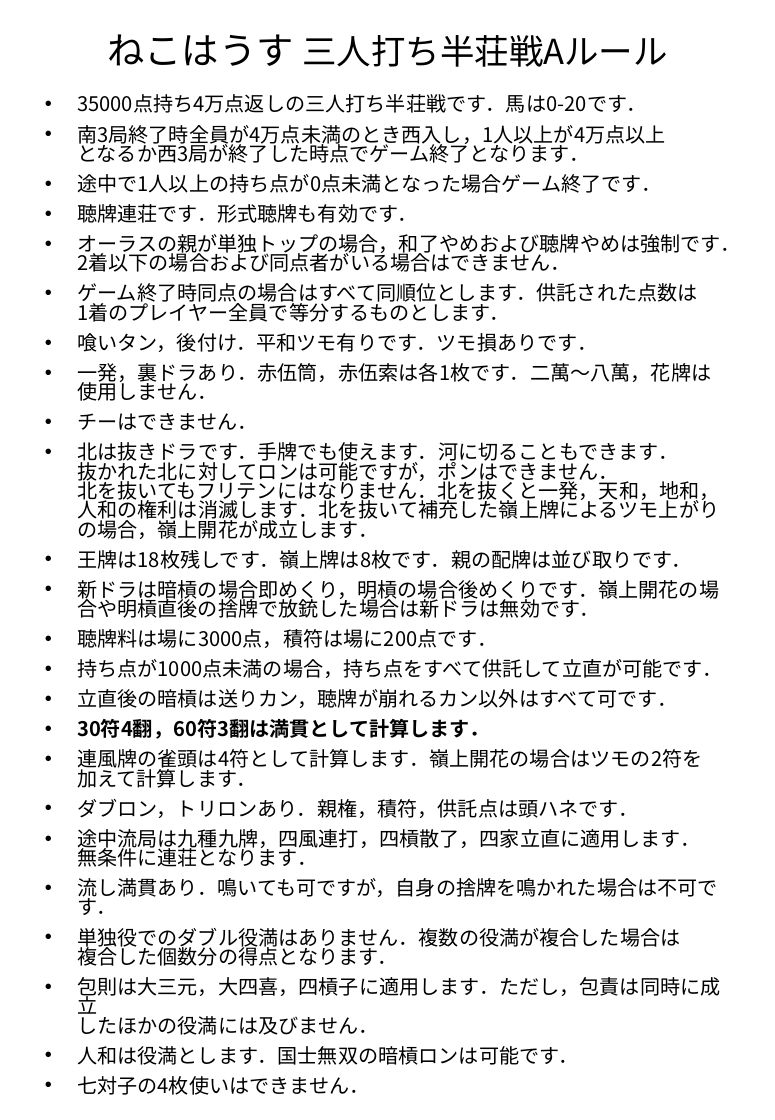
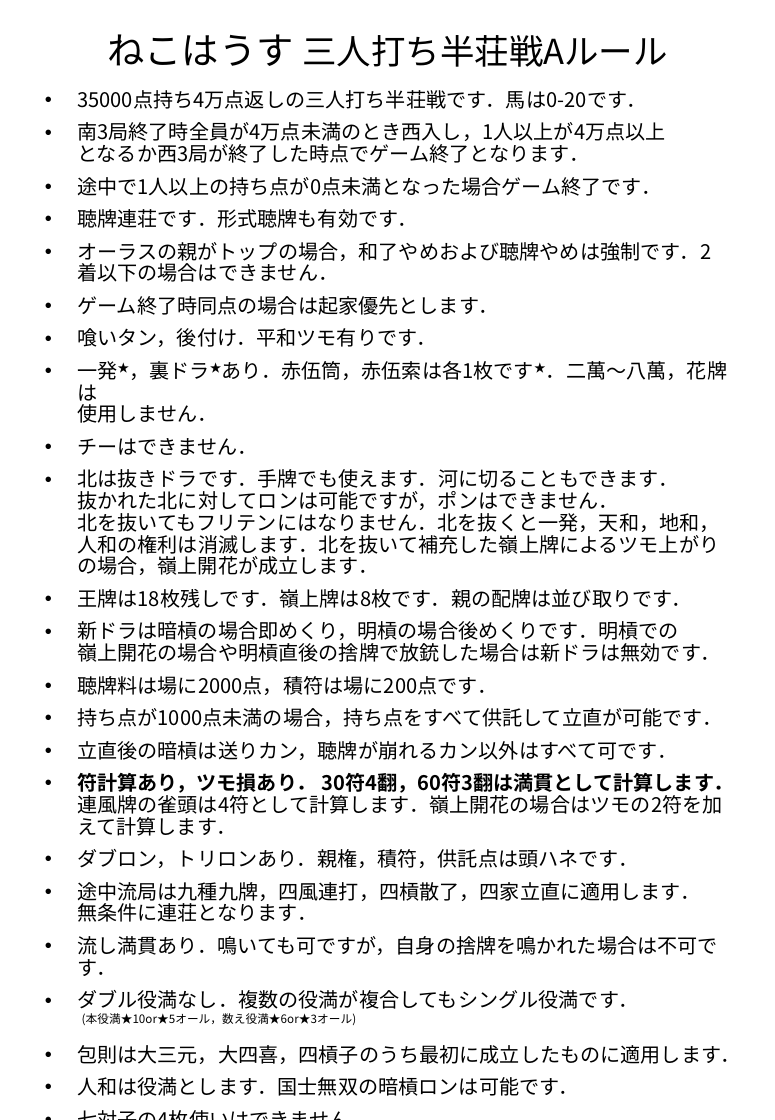
Before and after one commit to nkhrlab/neko-house, a slide deck: slide 6 of rules.pptx. Drawn at 775x1120 pixels with LibreOffice and Linux fonts; fonts in the diff are those of the drawing. Boxes give left, top, right and bottom in pixels: in the first picture for what was removed or moved away, otherwise in the second. Text is boxed around its words. In the diff, an @@ line names an element or a change of style, - is before the commit and + after.

Commit message:
ルール変更

```diff
--- a/rules.pptx
+++ b/rules.pptx
@@ subtitle at (77,90,722,1096): line spacing 0.8 to 0.9 @@
@@ subtitle at (77,242,727,423): text changed @@
-• オーラスの親が単独トップの場合，和了やめおよび聴牌やめは強制です．2着以下の場合および同点者がいる場合はできません．
-• ゲーム終了時同点の場合はすべて同順位とします．供託された点数は
-  1着のプレイヤー全員で等分するものとします．
-• 喰いタン，後付け．平和ツモ有りです．ツモ損ありです．
-• 一発，裏ドラあり．赤伍筒，赤伍索は各1枚です．二萬～八萬，花牌は
-  使用しません．
+• オーラスの親がトップの場合，和了やめおよび聴牌やめは強制です．2着以下の場合はできません．
+• ゲーム終了時同点の場合は起家優先とします．
+• 喰いタン，後付け．平和ツモ有りです．
+• 一発★，裏ドラ★あり．赤伍筒，赤伍索は各1枚です★．二萬～八萬，花牌は
+  使用しません．
@@ subtitle at (77,621,720,695): text changed @@
-• 新ドラは暗槓の場合即めくり，明槓の場合後めくりです．嶺上開花の場合や明槓直後の捨牌で放銃した場合は新ドラは無効です．
-• 聴牌料は場に3000点，積符は場に200点です．
+• 新ドラは暗槓の場合即めくり，明槓の場合後めくりです．明槓での
+  嶺上開花の場合や明槓直後の捨牌で放銃した場合は新ドラは無効です．
+• 聴牌料は場に2000点，積符は場に200点です．
@@ subtitle at (77,773,733,818): text changed @@
-• 30符4翻，60符3翻は満貫として計算します．
-• 連風牌の雀頭は4符として計算します．嶺上開花の場合はツモの2符を
-  加えて計算します．
+• 符計算あり，ツモ損あり． 30符4翻，60符3翻は満貫として計算します．連風牌の雀頭は4符として計算します．嶺上開花の場合はツモの2符を加えて計算します．
@@ subtitle at (77,990,740,1064): text changed @@
-• 単独役でのダブル役満はありません．複数の役満が複合した場合は
-  複合した個数分の得点となります．
-• 包則は大三元，大四喜，四槓子に適用します．ただし，包責は同時に成立
-  したほかの役満には及びません．
+• ダブル役満なし．複数の役満が複合してもシングル役満です．
+  (本役満★10or★5オール，数え役満★6or★3オール)
+• 包則は大三元，大四喜，四槓子のうち最初に成立したものに適用します．
```
Also in this commit, not shown: 12 other slides changed, 2 other files.
